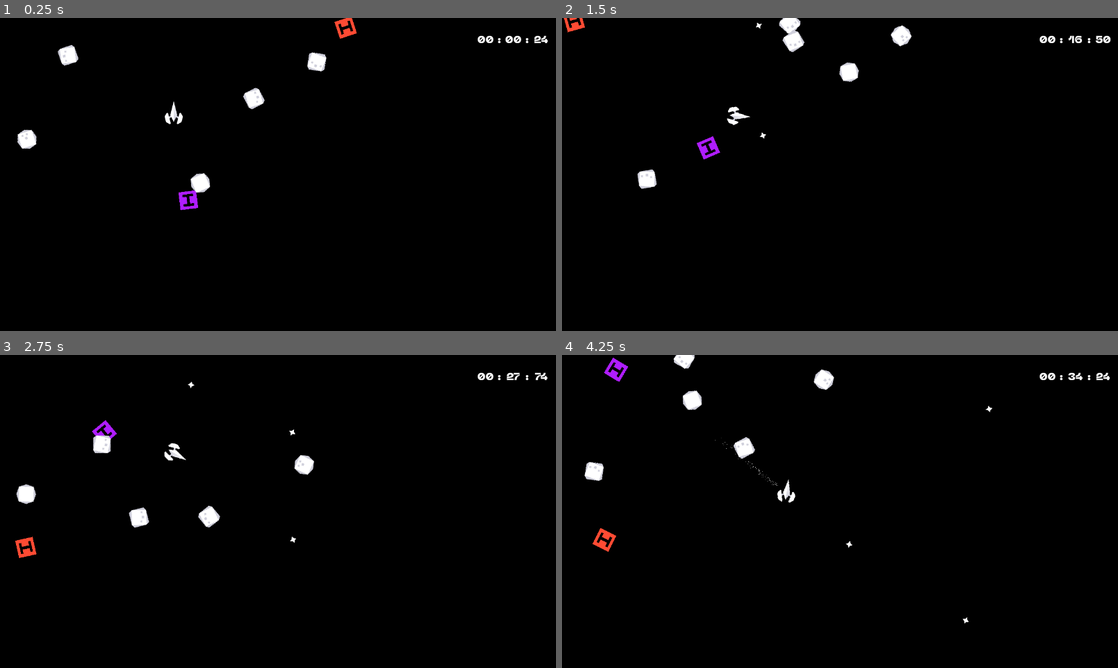
Above: before the commit, frames 1-4 (two rows, left to right).
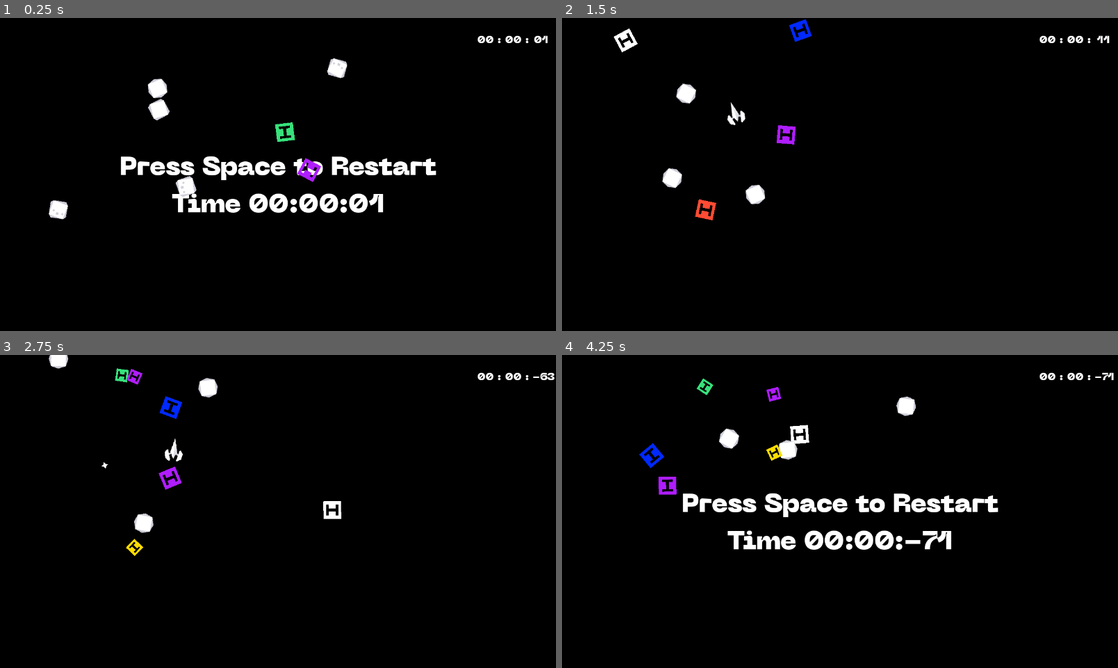
Above: after the commit, the same moments.

Repository: chrissearle/asteroids_starter
Game: Godot game, scene res://World.tscn
Two runs of this game, one before a commit and one after it. Both use one fixed random seed, a clock stepped at 60 frames per second and the inputs below.
Inputs:
- Up to frame 1 (0.25 s): no input
- Up to frame 2 (1.5 s): tap Space (fire) at 0.5, 0.6, 1.25 s; hold Right (right) 0.53-1.28 s; hold Enter (ui_accept) 0.53-1.28 s; hold Left (left) from 1.28 s (still down); tap Enter (ui_accept) at 1.35 s
- Up to frame 3 (2.75 s): tap Enter (ui_accept) at 1.52, 1.82 s; tap Space (fire) at 1.55, 2.1 s; release Left (left) at 2.03 s; hold Right (right) from 2.03 s (still down); hold Enter (ui_accept) from 2.03 s (still down)
- Up to frame 4 (4.25 s): release Right (right) at 2.78 s; release Enter (ui_accept) at 2.78 s; hold Up (forward) 2.78-3.53 s; tap Space (fire) at 2.85 s; tap Enter (ui_accept) at 3.02, 3.32 s; hold Left (left) from 3.53 s (still down); hold Enter (ui_accept) from 3.53 s (still down)

The runs differ from the first frame. In frame 1, 5.5% of the frame differs, in the area x 3-99%, y 0-65%; in frame 2, 2.4%; in frame 3, 2.5%; in frame 4, 5.8%, in the area x 4-100%, y 0-86%.

Commit message:
Refactoring

Diff:
--- a/game/Asteroid/Asteroid.gd
+++ b/game/Asteroid/Asteroid.gd
@@ -38,8 +38,6 @@
 		sprite.region_enabled = false
 
 func _ready() -> void:
-	randomize()
-
 	rotation = randf() * TAU
 
 	direction = Vector2(build_random_direction(), build_random_direction())
--- a/game/Bullet/Bullet.gd
+++ b/game/Bullet/Bullet.gd
@@ -1,9 +1,9 @@
 extends Area2D
 
 var direction = Vector2.ZERO
-var moved: = 0
+var frame_lifetime: = 0
 
-@export var max_move: = 240
+@export var max_frame_lifetime: = 240
 @export var speed_max: = 210
 
 signal hit
@@ -13,9 +13,9 @@
 	direction = Vector2.UP.rotated(rotation)
 
 func _process(delta: float) -> void:
-	moved += 1
+	frame_lifetime += 1
 
-	if moved > max_move:
+	if frame_lifetime > max_frame_lifetime:
 		queue_free()
 
 	position += direction * delta * speed_max
--- a/game/Globals/AudioManager.gd
+++ b/game/Globals/AudioManager.gd
@@ -6,8 +6,15 @@
 var players: Array[AudioStreamPlayer] = []
 var queue: Array[String] = []
 
+var effects := {
+	"shoot": preload("res://Sounds/shoot.wav"),
+	"boom": preload("res://Sounds/boom.wav"),
+	"die": preload("res://Sounds/die.wav"),
+	"engine": preload("res://Sounds/engine.wav")
+}
+
 func _ready():
-	for i in num_players:
+	for i in range(num_players):
 		var p := AudioStreamPlayer.new()
 		add_child(p)
 		players.append(p)
@@ -22,6 +29,6 @@
 
 func _process(_delta: float):
 	if not queue.is_empty() and not players.is_empty():
-		players[0].stream = load(queue.pop_front())
+		players[0].stream = effects[queue.pop_front()]
 		players[0].play()
 		players.pop_front()
--- a/game/Globals/ScoreTime.gd
+++ b/game/Globals/ScoreTime.gd
@@ -5,14 +5,14 @@
 func reset() -> void:
 	time_elapsed = 0.0
 
-func minutes() -> float:
-	return time_elapsed / 60
+func minutes() -> int:
+	return int(time_elapsed / 60)
 
-func seconds() -> float:
-	return fmod(time_elapsed, 60)
+func seconds() -> int:
+	return int(fmod(time_elapsed, 60))
 
-func milliseconds() -> float:
-	return fmod(time_elapsed, 1) * 100
+func milliseconds() -> int:
+	return int(fmod(time_elapsed, 1) * 100)
 
 func add(val: float) -> void:
 	time_elapsed += val
--- a/game/Player/Player.gd
+++ b/game/Player/Player.gd
@@ -34,10 +34,10 @@
 		bullet_instance.global_position = tip.global_position
 		bullet_instance.set_direction(rotation)
 		get_parent().add_child(bullet_instance)
-		AudioManager.play("res://Sounds/shoot.wav")
-		ScoreTime.add(5)
+		AudioManager.play("shoot")
+		ScoreTime.add(-1)
 		bullet_instance.hit.connect(bullet_hit)
 
 func bullet_hit(area: Asteroid) -> void:
-	AudioManager.play("res://Sounds/boom.wav")
+	AudioManager.play("boom")
 	get_parent().hit(area)
--- a/game/World.gd
+++ b/game/World.gd
@@ -23,6 +23,9 @@
 	preload("res://Asteroid/small_asteroid_10.tres")
 ]
 
+var large_asteroids := asteroids.filter(func(res: AsteroidResource) -> bool: return res.large == true)
+var small_asteroids := asteroids.filter(func(res: AsteroidResource) -> bool: return res.large == false)
+
 var asteroid_scene := preload("res://Asteroid/Asteroid.tscn")
 
 @export var start_count := 7
@@ -40,6 +43,8 @@
 var alive := true
 
 func _ready() -> void:
+	randomize()
+
 	restart_label.visible = false
 	final_time_label.visible = false
 
@@ -56,14 +61,15 @@
 		final_time_label.visible = true
 		final_time_label.text = "Time %02d:%02d:%02d" % [ScoreTime.minutes(), ScoreTime.seconds(), ScoreTime.milliseconds()]
 
-		if Input.is_action_pressed("ui_accept"):
+		if Input.is_action_just_pressed("ui_accept"):
 			get_tree().reload_current_scene()
 	else:
 		ScoreTime.add(delta)
 
 func kill_player():
-	AudioManager.play("res://Sounds/die.wav")
-	player.queue_free()
+	AudioManager.play("die")
+	if is_instance_valid(player):
+		player.queue_free()
 	alive = false
 
 func hit(area: Asteroid):
@@ -75,15 +81,17 @@
 
 	if large:
 		for _i in range(break_count):
-			build_asteroid(false, pos)
+			call_deferred("build_asteroid", false, pos)
 
-	if asteroid_count <= 0:
+	if asteroid_count <= 0 and is_instance_valid(player):
 		player.queue_free()
 
-func build_asteroid(large: bool, fixed_position: Vector2 = Vector2.ZERO ) -> void:
-	var asteroid_resource : AsteroidResource = asteroids.filter(func(res: AsteroidResource) -> bool: return res.large == large).pick_random()
+func build_asteroid(large: bool, fixed_position: Vector2 = Vector2.ZERO) -> void:
+	var asteroid_array := large_asteroids if large else small_asteroids
 
-	var asteroid_instance : Asteroid = asteroid_scene.instantiate()
+	var asteroid_resource: AsteroidResource = asteroid_array.pick_random()
+
+	var asteroid_instance: Asteroid = asteroid_scene.instantiate()
 
 	asteroid_count += 1
 
